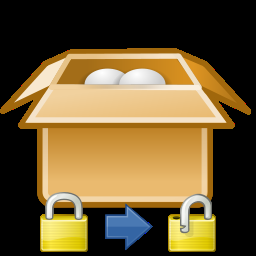
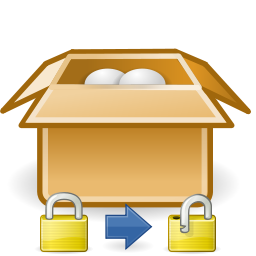
Comparing the layer stacks of the two w=256, h=256 images. Changes:
pixels changed over bbox(0, 0, 256, 256) (layer not identified)
